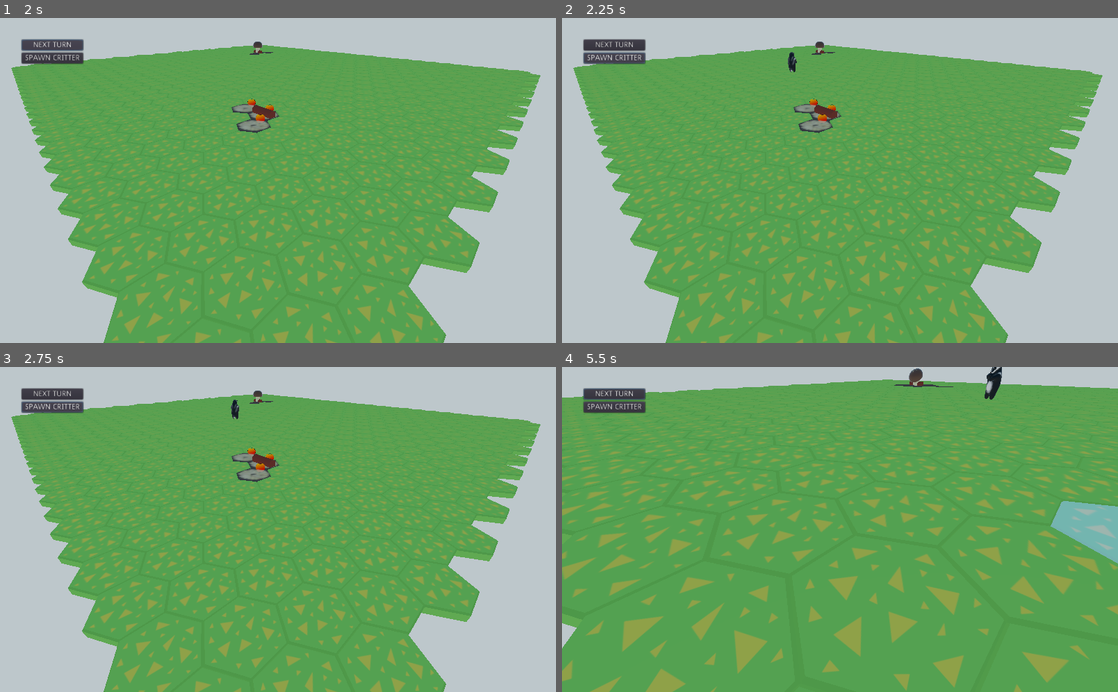
Above: before the commit, frames 1-4 (two rows, left to right).
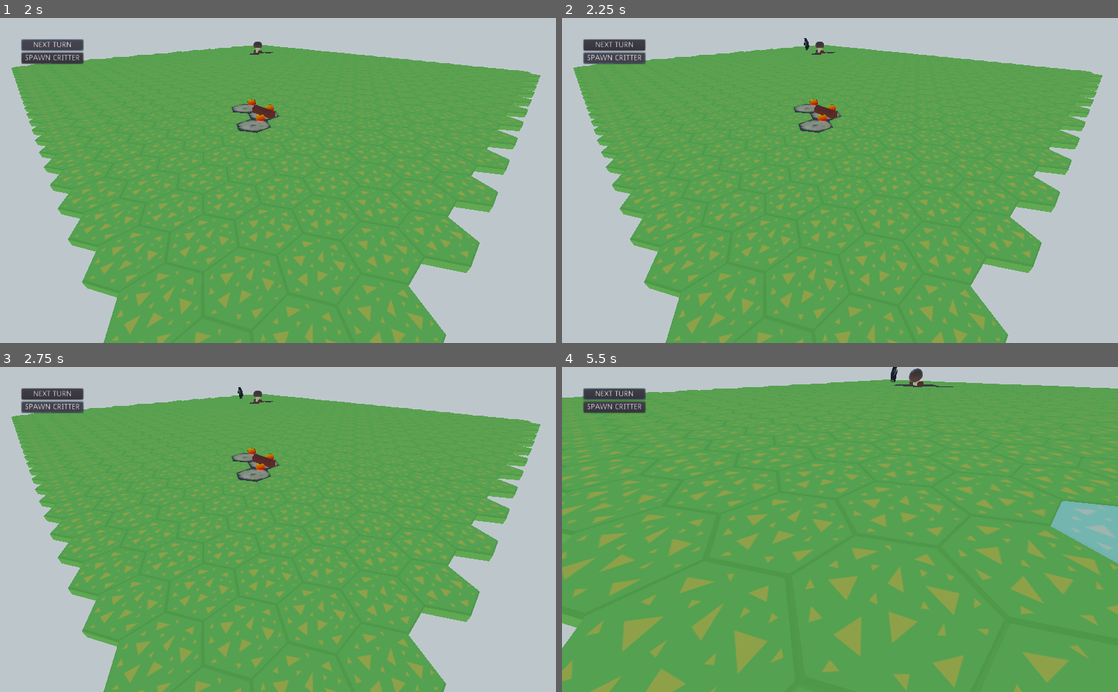
Above: after the commit, the same moments.

Repository: BVenturaDev/UMM
Game: Godot game, scene res://scenes/levels/main_level.tscn
Two runs of this game, one before a commit and one after it. Both use one fixed random seed, a clock stepped at 60 frames per second and the inputs below.
Inputs (mouse positions are in pixels of both pictures, inside the frame that each line leads up to):
- Up to frame 1 (2 s): click "NEXT TURN" at 0.5 s; click "NEXT TURN" at 1.25 s
- Up to frame 2 (2.25 s): click "SPAWN CRITTER" at 2 s
- Up to frame 3 (2.75 s): no input
- Up to frame 4 (5.5 s): tap Enter (ui_accept) at 2.75, 3.02, 3.77, 5.27 s; move the mouse to (812, 594) at 2.77 s; hold Up (ui_up) 2.78-4.28 s; click (812, 594) at 2.92 s; move the mouse to (1006, 578) at 3.52 s; move the mouse to (673, 480) at 4.27 s; hold Left (ui_left) from 4.28 s (still down); move the mouse to (867, 529) at 5.02 s; click (867, 529) at 5.17 s

Frame 1 is identical in both runs. In frame 2, 0.1% of the frame differs, in the area x 40-45%, y 6-17%; in frame 3, less than 0.1%; in frame 4, 0.3%, in the area x 59-80%, y 0-11%.

Commit message:
added treespawn

Diff:
--- a/src/singletons/game_signals.gd
+++ b/src/singletons/game_signals.gd
@@ -14,3 +14,5 @@
 signal critter_died
 # warning-ignore:unused_signal
 signal spawn_critter
+# warning-ignore:unused_signal
+signal tree_died
--- a/src/states/game/nature_turn.gd
+++ b/src/states/game/nature_turn.gd
@@ -2,16 +2,23 @@
 
 var state_machine
 var critter_scene = preload("res://scenes/entities/critter.tscn")
-export(int, 1, 1000) var spawn_critter_turns := 3
+var tree_scene = preload("res://scenes/entities/resource_tree.tscn")
+export(int, 1, 100) var spawn_critter_turns := 3
+export(int, 1, 100) var spawn_tree_turns: int = 5
 export(int, 1, 100) var max_critter_alive := 3
+export(int, 1, 100) var max_trees_alive: int = 10
 var critters_alive := 0
-var turns_from_last_critter_spawn := 0
+var trees_alive: int = 0
+var turns_from_last_critter_spawn := spawn_critter_turns
+var turns_from_last_tree_spawn: int = spawn_tree_turns
 
 func _ready() -> void:
 	# warning-ignore:return_value_discarded
 	GameSignals.connect("critter_died", self, "_died_a_critter")
 	# warning-ignore:return_value_discarded
 	GameSignals.connect("spawn_critter", self, "_spawn_critter")
+	# warning-ignore:return_value_discarded
+	GameSignals.connect("tree_died", self, "_tree_died")
 
 
 func enter():
@@ -19,9 +26,15 @@
 	# Events on enter
 	GameSignals.emit_signal("enter_nature_turn")
 	_do_group_nature_turn()
+	# Check squirrel spawns
 	if turns_from_last_critter_spawn == spawn_critter_turns:
 		_spawn_critter()
 	turns_from_last_critter_spawn += 1
+
+	# Check tree spawns
+	if turns_from_last_tree_spawn == spawn_tree_turns:
+		_spawn_tree()
+	turns_from_last_tree_spawn += 1
 	_next_turn()
 
 func exit(next_state: String):
@@ -59,6 +72,17 @@
 	turns_from_last_critter_spawn = 0
 	critters_alive += 1
 
+func _spawn_tree() -> void:
+	if trees_alive == max_trees_alive:
+		return
+	var random_tile: Spatial = TilesReferences.get_random_tile_without_entitie()
+	if not is_instance_valid(random_tile):
+		return
+	trees_alive += 1
+
+func _tree_died() -> void:
+	trees_alive -= 1
+
 
 func _died_a_critter() -> void:
 	critters_alive -= 1
